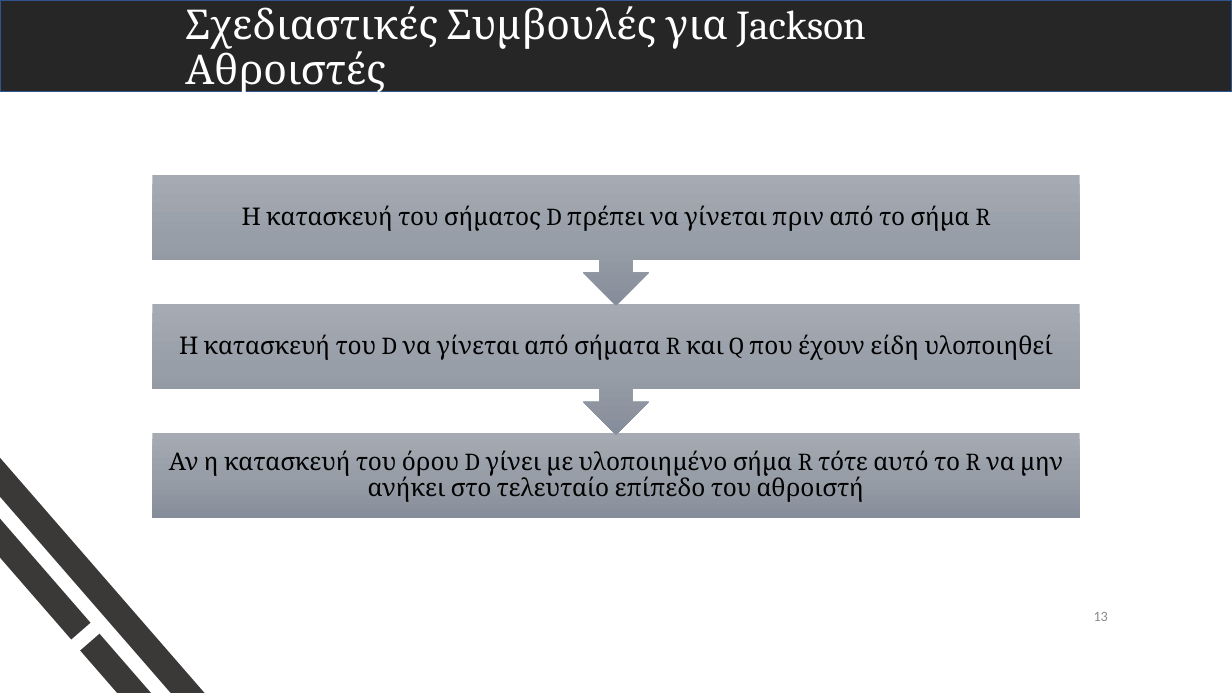
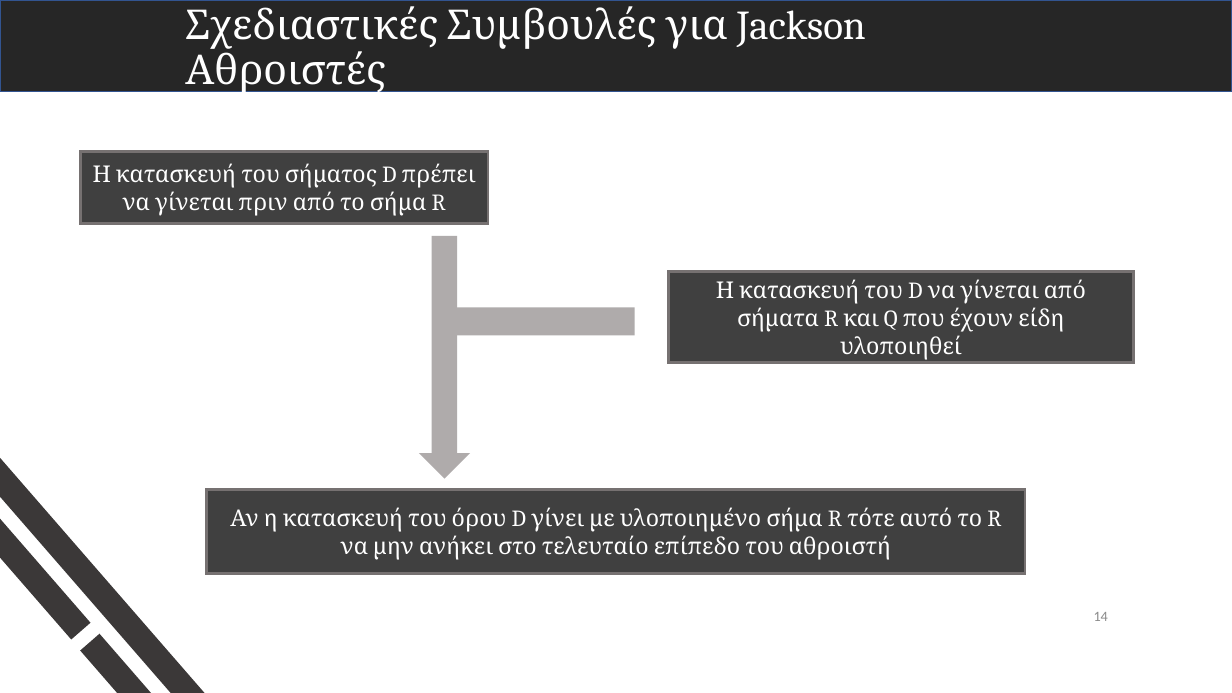
Before and after one commit to vassilas/THESIS_DOC, a slide deck: slide 14 of Presentation/Presentation.pptx (slide 13 before the commit). Drawn at 1232x693 pixels with LibreOffice and Linux fonts; fonts in the diff are those of the drawing. Boxes give left, top, right and bottom in pixels: in the first picture for what was removed or moved away, otherwise in the second. Text is boxed around its words. In the diff, an @@ line names an element or a change of style, - is before the commit and + after.

```diff
--- a/Presentation/Presentation.pptx
+++ b/Presentation/Presentation.pptx
@@ size 19 to 18 pt, text colour #000000 to #FFFFFF; line spacing 0.9 to 1; less space between paragraphs; fill none to #404040; outline none to #767171 2.25 pt in 3 elements at box(207, 490, 1025, 573), box(668, 272, 1134, 363), box(80, 152, 488, 224) @@
@@ rectangle "Η κατασκευή του σήματος D ...": place and size @@
-rectangle "Η κατασκευή του σήματος D ..." at box(242, 205, 991, 231)
+rectangle "Η κατασκευή του σήματος D ..." at box(80, 152, 488, 224)
@@ up arrow callout removed at box(152, 175, 1080, 305) @@
@@ down arrow added at box(419, 236, 470, 479), fill #AFABAB @@
@@ rectangle "Η κατασκευή του D να ...": place and size @@
-rectangle "Η κατασκευή του D να ..." at box(179, 334, 1053, 360)
+rectangle "Η κατασκευή του D να ..." at box(668, 272, 1134, 363)
@@ up arrow callout removed at box(152, 304, 1080, 434) @@
@@ rectangle added at box(437, 308, 635, 335), fill #AFABAB @@
@@ rectangle removed at box(152, 433, 1080, 518) @@
@@ rectangle "Αν η κατασκευή του όρου ...": place and size @@
-rectangle "Αν η κατασκευή του όρου ..." at box(169, 450, 1063, 502)
+rectangle "Αν η κατασκευή του όρου ..." at box(207, 490, 1025, 573)
@@ page number at box(1094, 612, 1108, 621): text changed @@
-13
+14
```
Also in this commit, not shown: 9 other slides changed, 3 slides added, 12 other files.
